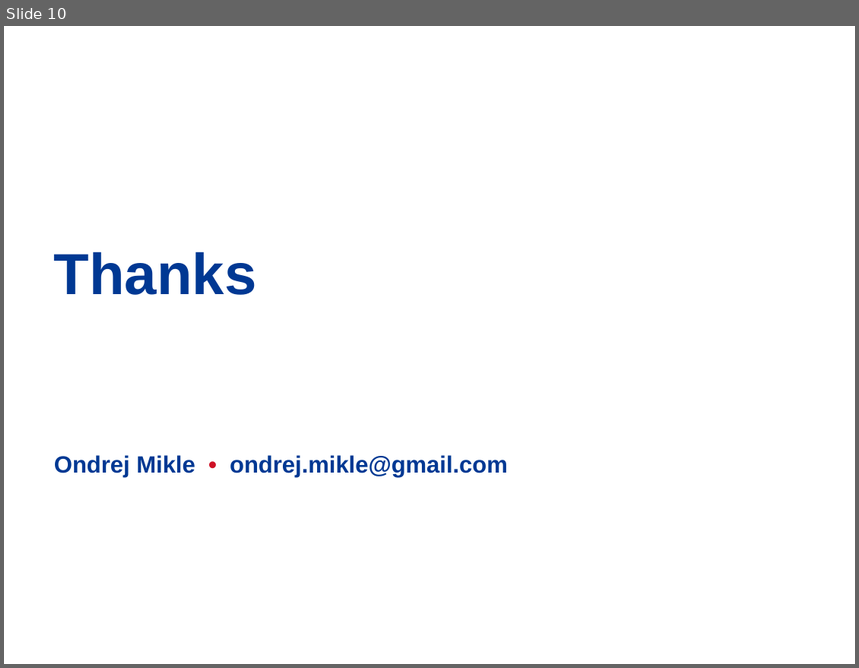
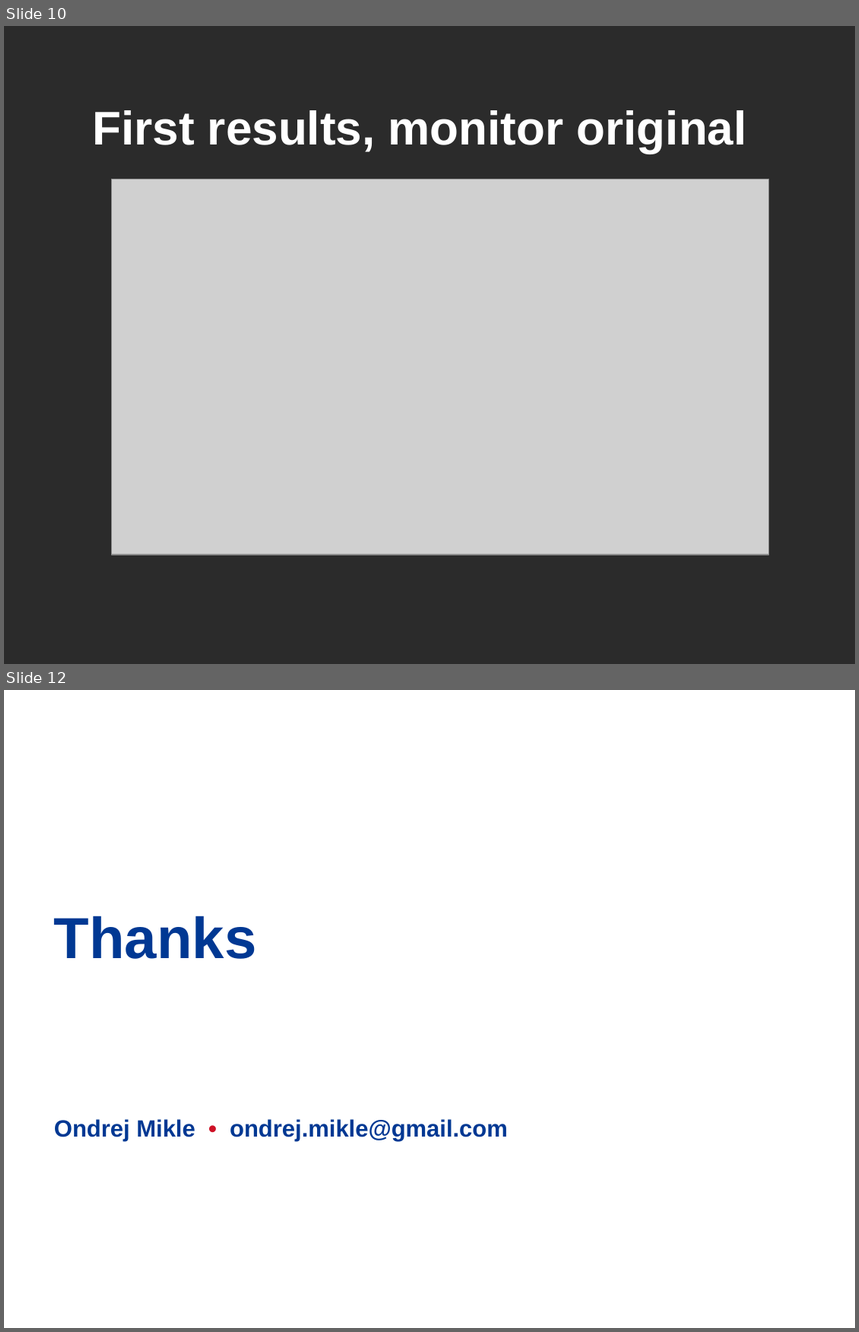
Before and after one commit to hiviah/TEMPEST-KAIR, a slide deck: TEMPEST_KAIR.odp. Shown one above the other, each under a label of ours: slide 10 before the commit, slides 10 and 12 after it; the slides between them are not shown. The pictures are 859x668 and 859x1332 pixels, drawn with LibreOffice and Linux fonts; fonts in the diff are those of the drawing; grey boxes stand for pictures; background and template pictures are left out; a plain dark background stands for a picture behind light text. Boxes give left, top, right and bottom in pixels: in the first picture for what was removed or moved away, otherwise in the second. Text is boxed around its words. In the diff, an @@ line names an element or a change of style, - is before the commit and + after.

Commit message:
TEMPEST images

```diff
--- a/TEMPEST_KAIR.odp
+++ b/TEMPEST_KAIR.odp
@@ slide 10 added at (x1=4, y1=26, x2=855, y2=664), background picture (left out) @@
@@ title added at (x1=92, y1=110, x2=747, y2=153), 44 pt, text #FFFFFF, bold @@
+First results, monitor original
@@ picture added at (x1=112, y1=180, x2=769, y2=555) @@
@@ what was slide 10 is now slide 12 @@
```
Also in this commit, not shown: 1 slide changed, 1 other slide added.
